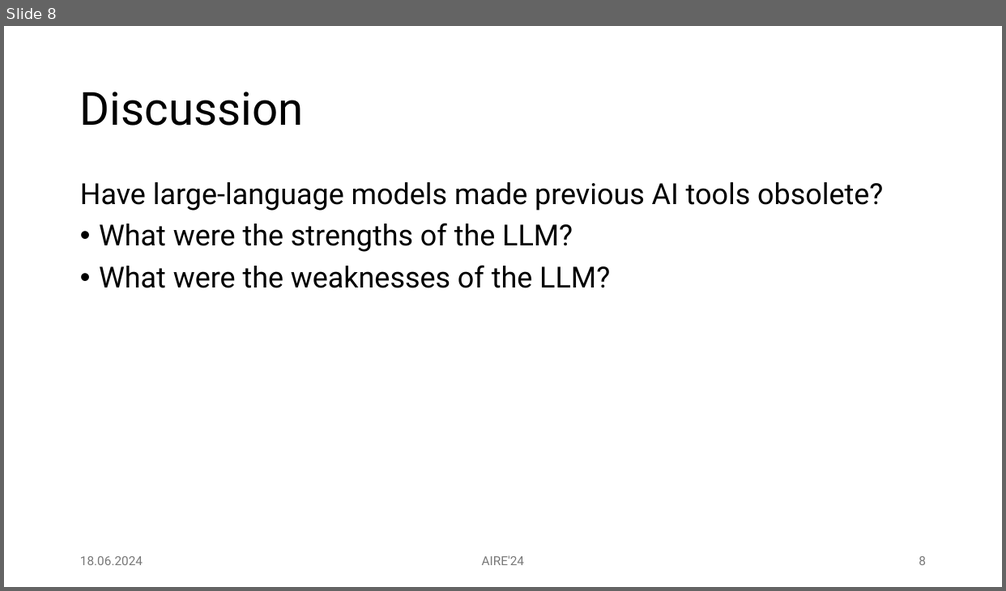
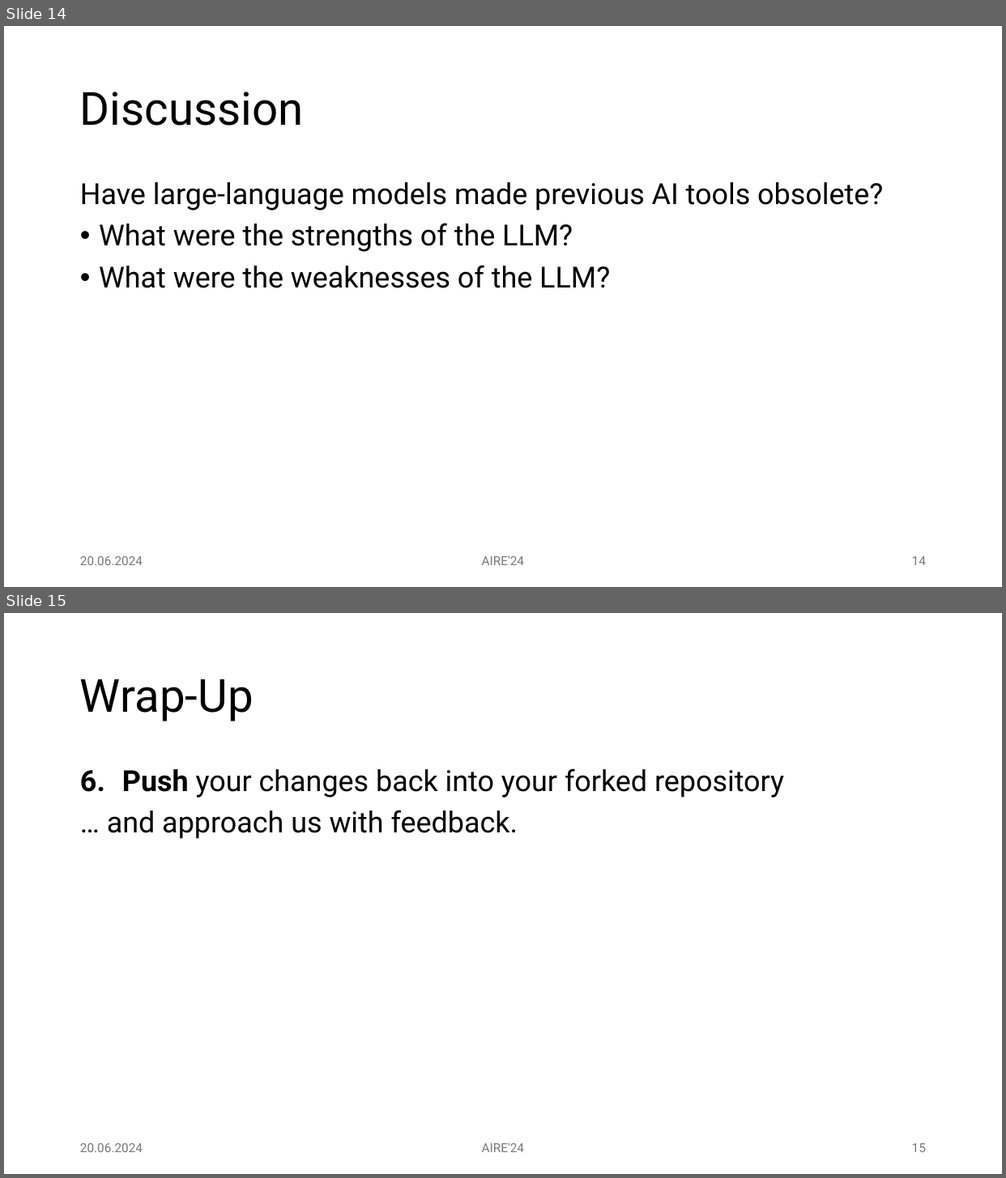
Before and after one commit to skopczynska/aire24-activity, a slide deck: presentation/aire24-activity-slides.pptx. Shown one above the other, each under a label of ours: slide 8 before the commit, slides 14 and 15 after it. The pictures are 1006x591 and 1006x1178 pixels, drawn with LibreOffice and Linux fonts; fonts in the diff are those of the drawing. Boxes give left, top, right and bottom in pixels: in the first picture for what was removed or moved away, otherwise in the second. Text is boxed around its words. In the diff, an @@ line names an element or a change of style, - is before the commit and + after.

```diff
--- a/presentation/aire24-activity-slides.pptx
+++ b/presentation/aire24-activity-slides.pptx
@@ slide 15 added at (4,613,1002,1174), background #FFFFFF @@
@@ title added at (80,679,253,722), 44 pt, text #000000 @@
+Wrap-Up
@@ text added at (107,769,784,839), 28 pt, text #000000 @@
+6. Push your changes back into your forked repository
+… and approach us with feedback.
@@ text added at (80,1144,143,1152), 12 pt, text #797979 @@
+20.06.2024
@@ text added at (482,1143,524,1152), 12 pt, text #797979 @@
+AIRE'24
@@ page number added at (912,1144,926,1152), 12 pt, text #797979 @@
+15
@@ what was slide 8 is now slide 14 @@
@@ slide 14 changed as well @@
@@ text at (80,557,143,565): text changed @@
-18.06.2024
+20.06.2024
@@ page number at (912,557,926,565): text changed @@
-8
+14
```
Also in this commit, not shown: 7 other slides changed, 6 other slides added, 1 other file.
